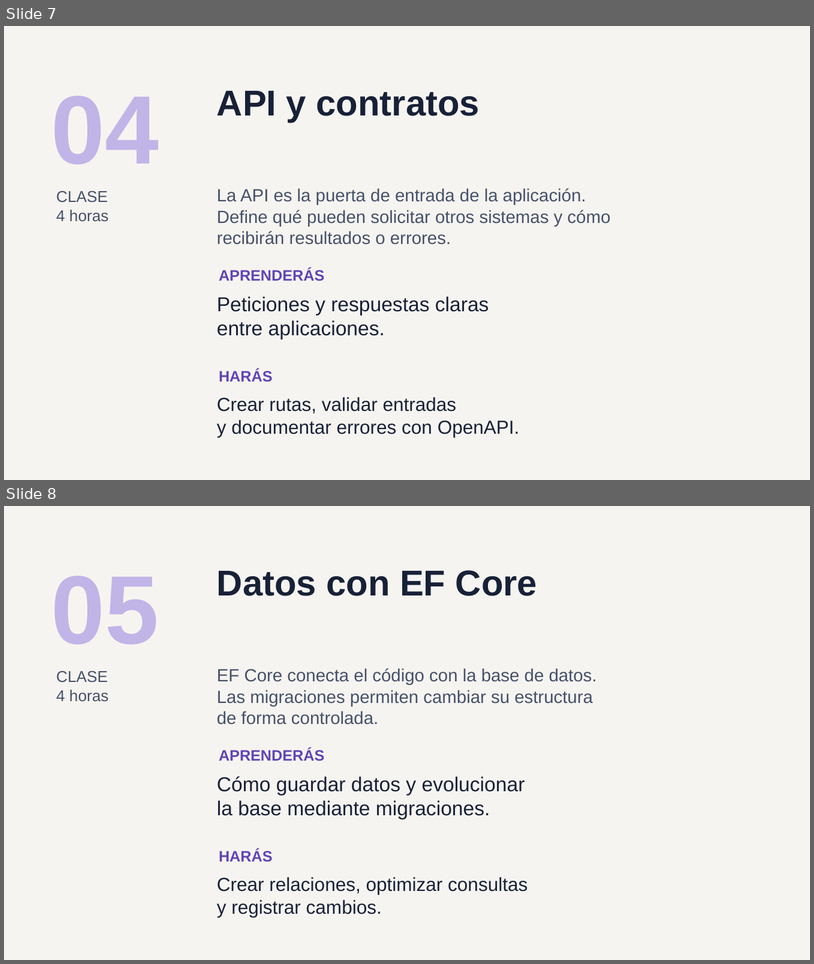
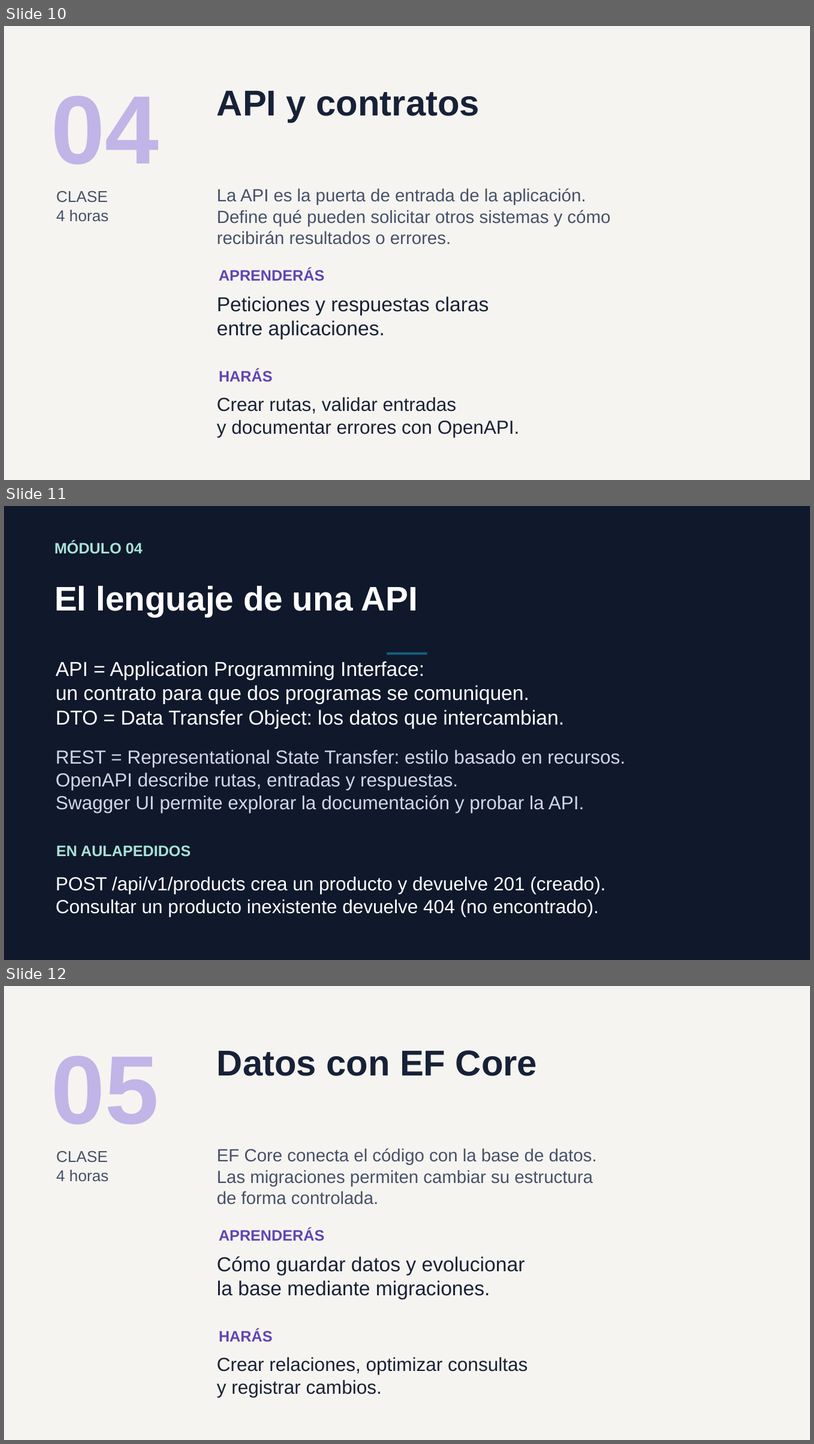
Before and after one commit to ychavez/CursoNETIA, a slide deck: instructor/clases/00-presentacion-alumnos.pptx. Shown one above the other, each under a label of ours: slides 7 and 8 before the commit, slides 10, 11 and 12 after it. The pictures are 814x964 and 814x1444 pixels, drawn with LibreOffice and Linux fonts; fonts in the diff are those of the drawing. Boxes give left, top, right and bottom in pixels: in the first picture for what was removed or moved away, otherwise in the second. Text is boxed around its words. In the diff, an @@ line names an element or a change of style, - is before the commit and + after.

```diff
--- a/instructor/clases/00-presentacion-alumnos.pptx
+++ b/instructor/clases/00-presentacion-alumnos.pptx
@@ slide 11 added at (4,506,810,960), background #10182B @@
@@ text added at (54,541,143,554), 18 pt, text #A7E2D7, bold @@
+MÓDULO 04
@@ text added at (54,586,417,616), 40.5 pt, text #FFFFFF, bold @@
+El lenguaje de una API
@@ text added at (56,661,564,729), 24 pt, text #FFFFFF @@
+API = Application Programming Interface:
+un contrato para que dos programas se comuniquen.
+DTO = Data Transfer Object: los datos que intercambian.
@@ rectangle added at (387,652,428,655), fill #156082 @@
@@ text added at (56,750,626,813), 22.5 pt, text #D0D8E6 @@
+REST = Representational State Transfer: estilo basado en recursos.
+OpenAPI describe rutas, entradas y respuestas.
+Swagger UI permite explorar la documentación y probar la API.
@@ text added at (56,845,191,856), 18 pt, text #A7E2D7, bold @@
+EN AULAPEDIDOS
@@ text added at (56,876,606,916), 22.5 pt, text #FFFFFF @@
+POST /api/v1/products crea un producto y devuelve 201 (creado).
+Consultar un producto inexistente devuelve 404 (no encontrado).
@@ what was slide 7 is now slide 10 @@
@@ what was slide 8 is now slide 12 @@
```
Also in this commit, not shown: 9 other slides added, 3 other files.
